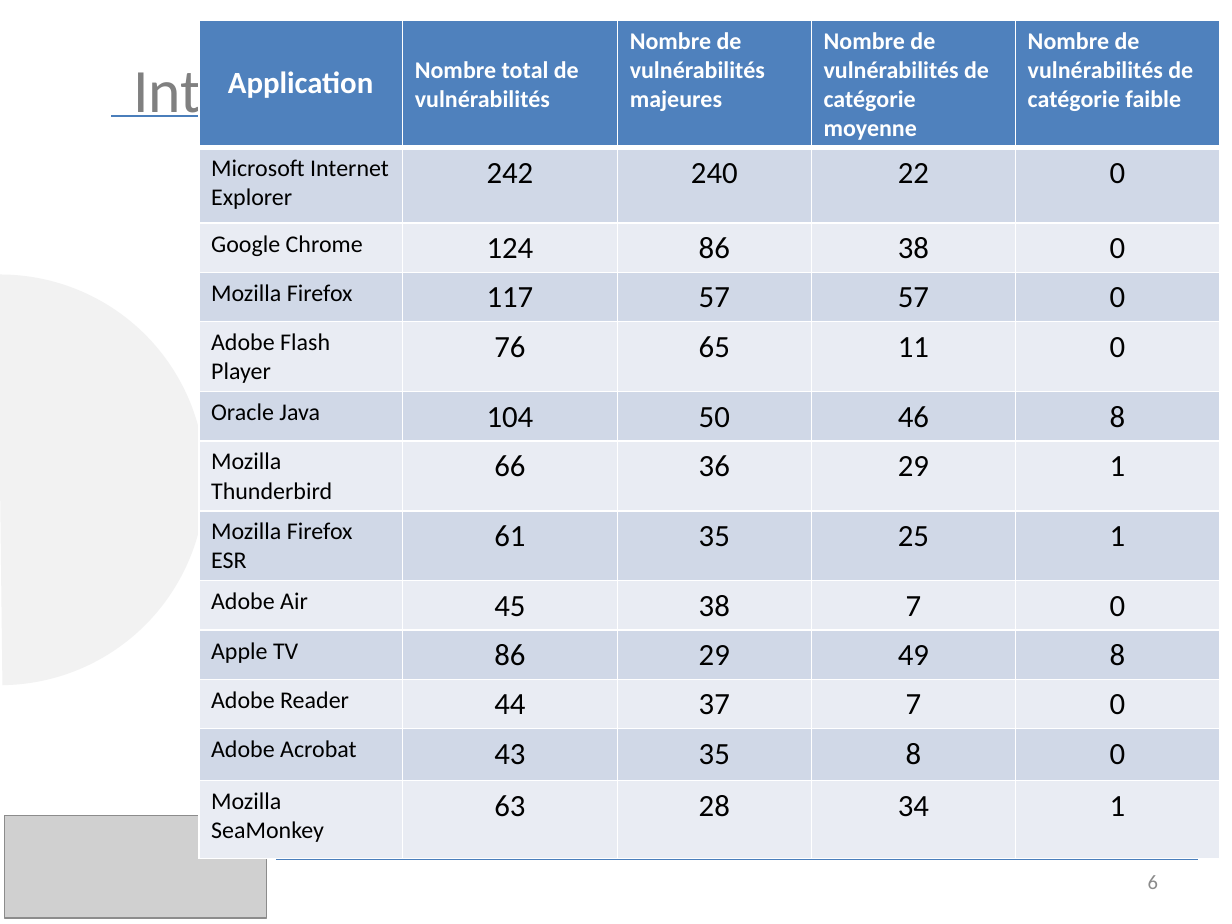
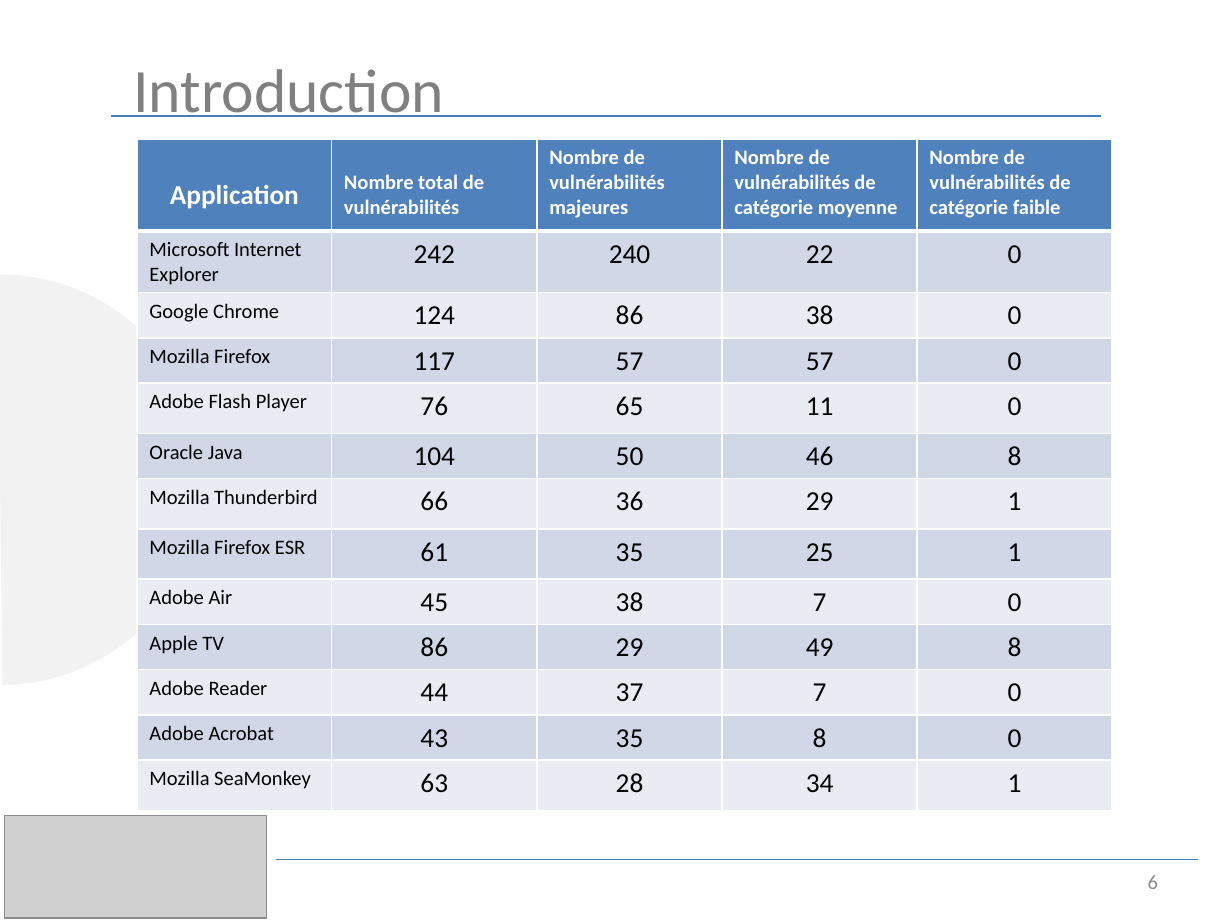
Before and after one commit to luinaudt/inf6422, a slide deck: slide 6 of lab3/presentation.pptx. Drawn at 1232x924 pixels with LibreOffice and Linux fonts; fonts in the diff are those of the drawing; grey boxes stand for pictures. Boxes give left, top, right and bottom in pixels: in the first picture for what was removed or moved away, otherwise in the second. Text is boxed around its words. In the diff, an @@ line names an element or a change of style, - is before the commit and + after.

```diff
--- a/lab3/presentation.pptx
+++ b/lab3/presentation.pptx
@@ table at (137, 139, 1111, 811) @@
@@ size 18 to 16 pt in "Application", "242", "240", "22" and 45 more places @@
@@ size 14 to 12 pt in "Nombre total de vulnérabilités", "Nombre de vulnérabilités majeures", "Nombre de vulnérabilités de catégorie moyenne", "Nombre de vulnérabilités de catégorie faible" and 12 more places @@
@@ table: place and size @@
-table at (198, 20, 1218, 857)
+table at (137, 139, 1111, 811)
```
Also in this commit, not shown: 3 other slides changed, 1 slide added.
